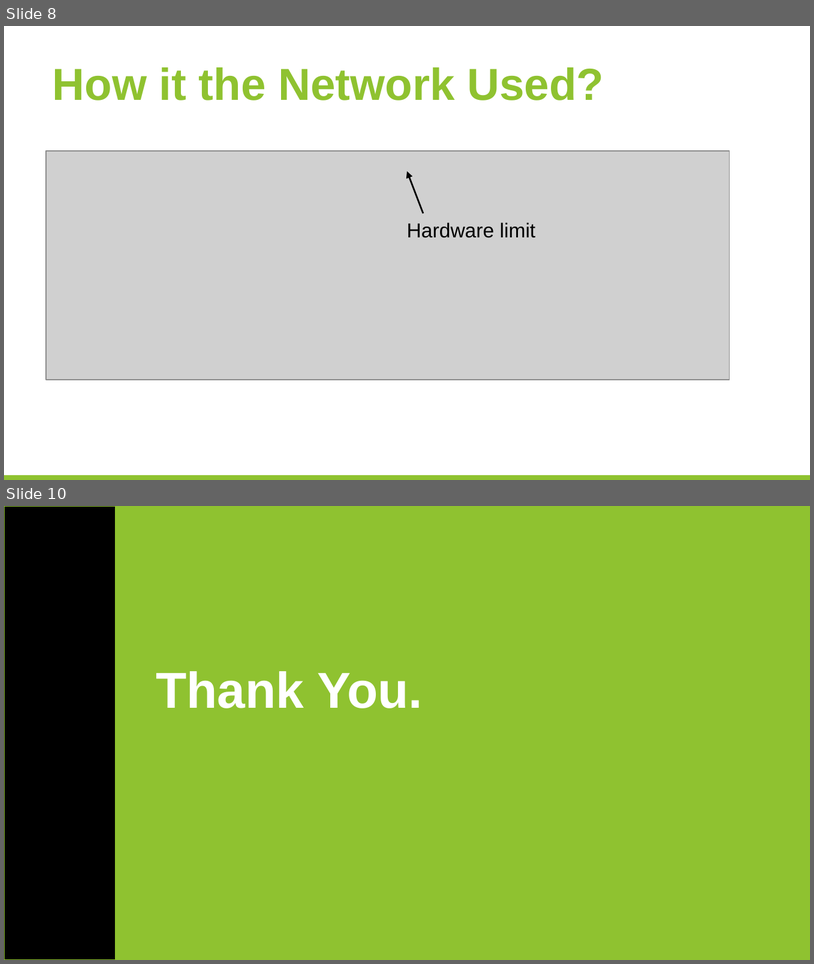
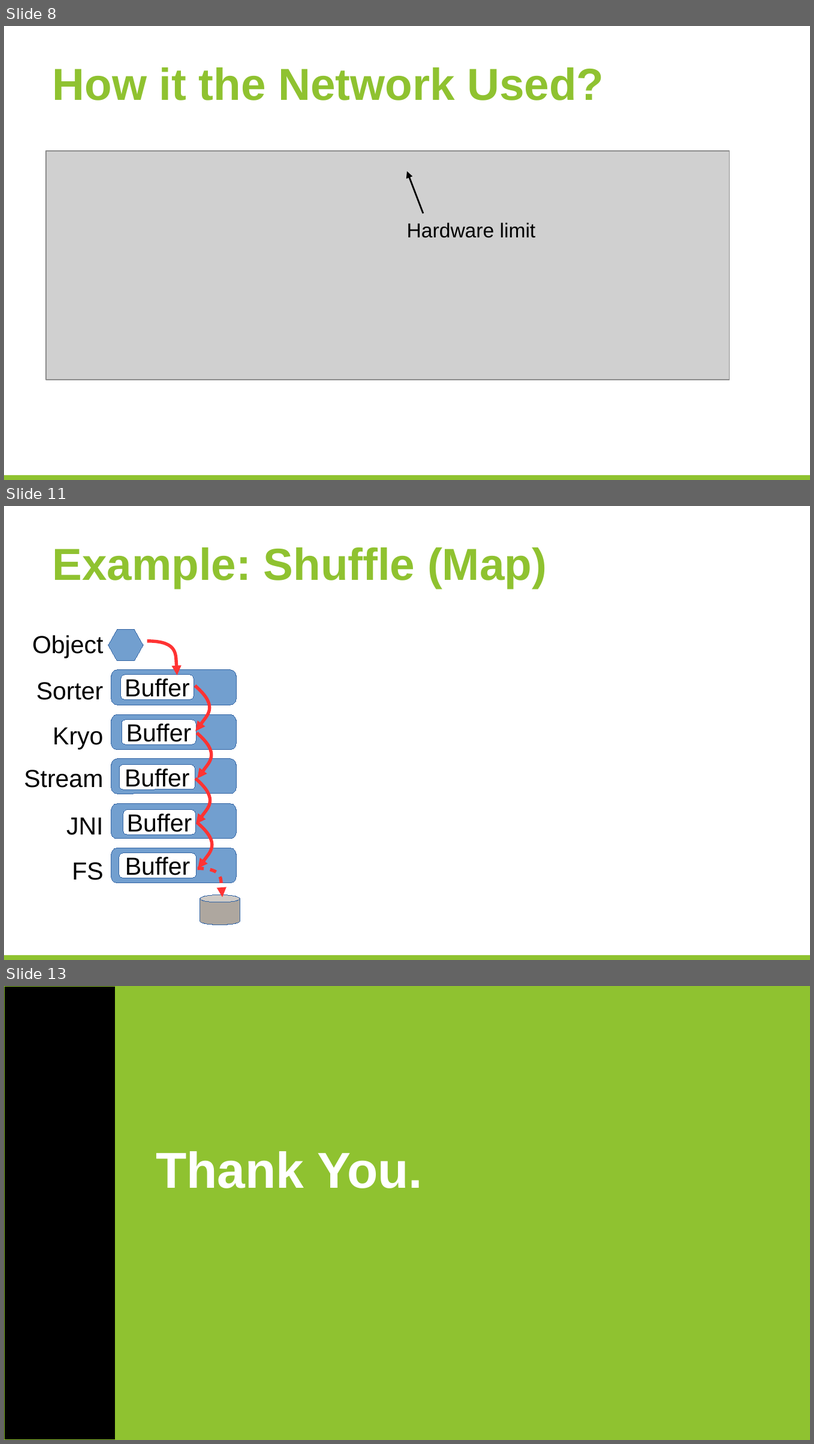
Before and after one commit to huangyibo/spark-summit-17, a slide deck: template.odp. Shown one above the other, each under a label of ours: slides 8 and 10 before the commit, slides 8, 11 and 13 after it; the slides between them are not shown. The pictures are 814x964 and 814x1444 pixels, drawn with LibreOffice and Linux fonts; fonts in the diff are those of the drawing; grey boxes stand for pictures; background and template pictures are left out. Boxes give left, top, right and bottom in pixels: in the first picture for what was removed or moved away, otherwise in the second. Text is boxed around its words. In the diff, an @@ line names an element or a change of style, - is before the commit and + after.

```diff
--- a/template.odp
+++ b/template.odp
@@ slide 11 added at box(4, 506, 810, 960), background #FFFFFF; not listed: 1 template element that a slide beside it also shows @@
@@ title added at box(53, 547, 547, 588), 40 pt, text #8FC230, bold @@
+Example: Shuffle (Map)
@@ hexagon added at box(108, 630, 143, 661), fill #729FCF, outline #3465A4 0 pt @@
@@ text added at box(32, 635, 103, 658), 22 pt, text #000000 @@
+Object
@@ freeform shape added at box(147, 640, 177, 675), outline #FF3333 2.89 pt @@
@@ text added at box(36, 682, 104, 700), 22 pt, text #000000 @@
+Sorter
@@ rounded rectangle added at box(111, 670, 236, 705), fill #729FCF, outline #3465A4 0 pt @@
@@ rounded rectangle added at box(121, 675, 194, 700), fill #FFFFFF, outline #3465A4 0 pt, 22 pt, text #000000 @@
+Buffer
@@ freeform shape added at box(195, 686, 206, 731), outline #FF3333 2.89 pt @@
@@ rounded rectangle added at box(111, 714, 236, 749), fill #729FCF, outline #3465A4 0 pt @@
@@ rounded rectangle added at box(122, 720, 196, 745), fill #FFFFFF, outline #3465A4 0 pt, 22 pt, text #000000 @@
+Buffer
@@ text added at box(53, 727, 103, 749), 22 pt, text #000000 @@
+Kryo
@@ freeform shape added at box(197, 733, 208, 778), outline #FF3333 2.89 pt @@
@@ text added at box(24, 769, 103, 787), 22 pt, text #000000 @@
+Stream
@@ rounded rectangle added at box(111, 759, 236, 793), fill #729FCF, outline #3465A4 0 pt @@
@@ rounded rectangle added at box(119, 764, 195, 789), fill #FFFFFF, outline #3465A4 0 pt, 22 pt, text #000000 @@
+Buffer
@@ freeform shape added at box(196, 778, 207, 824), outline #FF3333 2.89 pt @@
@@ rounded rectangle added at box(111, 804, 236, 838), fill #729FCF, outline #3465A4 0 pt @@
@@ rounded rectangle added at box(123, 809, 196, 834), fill #FFFFFF, outline #3465A4 0 pt, 22 pt, text #000000 @@
+Buffer
@@ text added at box(66, 817, 103, 835), 22 pt, text #000000 @@
+JNI
@@ freeform shape added at box(198, 823, 209, 868), outline #FF3333 2.89 pt @@
@@ text added at box(72, 862, 103, 880), 22 pt, text #000000 @@
+FS
@@ rounded rectangle added at box(111, 848, 236, 883), fill #729FCF, outline #3465A4 0 pt @@
@@ rounded rectangle added at box(119, 853, 197, 878), fill #FFFFFF, outline #3465A4 0 pt, 22 pt, text #000000 @@
+Buffer
@@ freeform shape added at box(198, 868, 222, 897), outline #FF3333 2.89 pt @@
@@ cylinder added at box(200, 895, 240, 925), fill #AEA79F, outline #3465A4 0 pt @@
@@ what was slide 10 is now slide 13 @@
```
Also in this commit, not shown: 1 slide changed, 2 other slides added.
